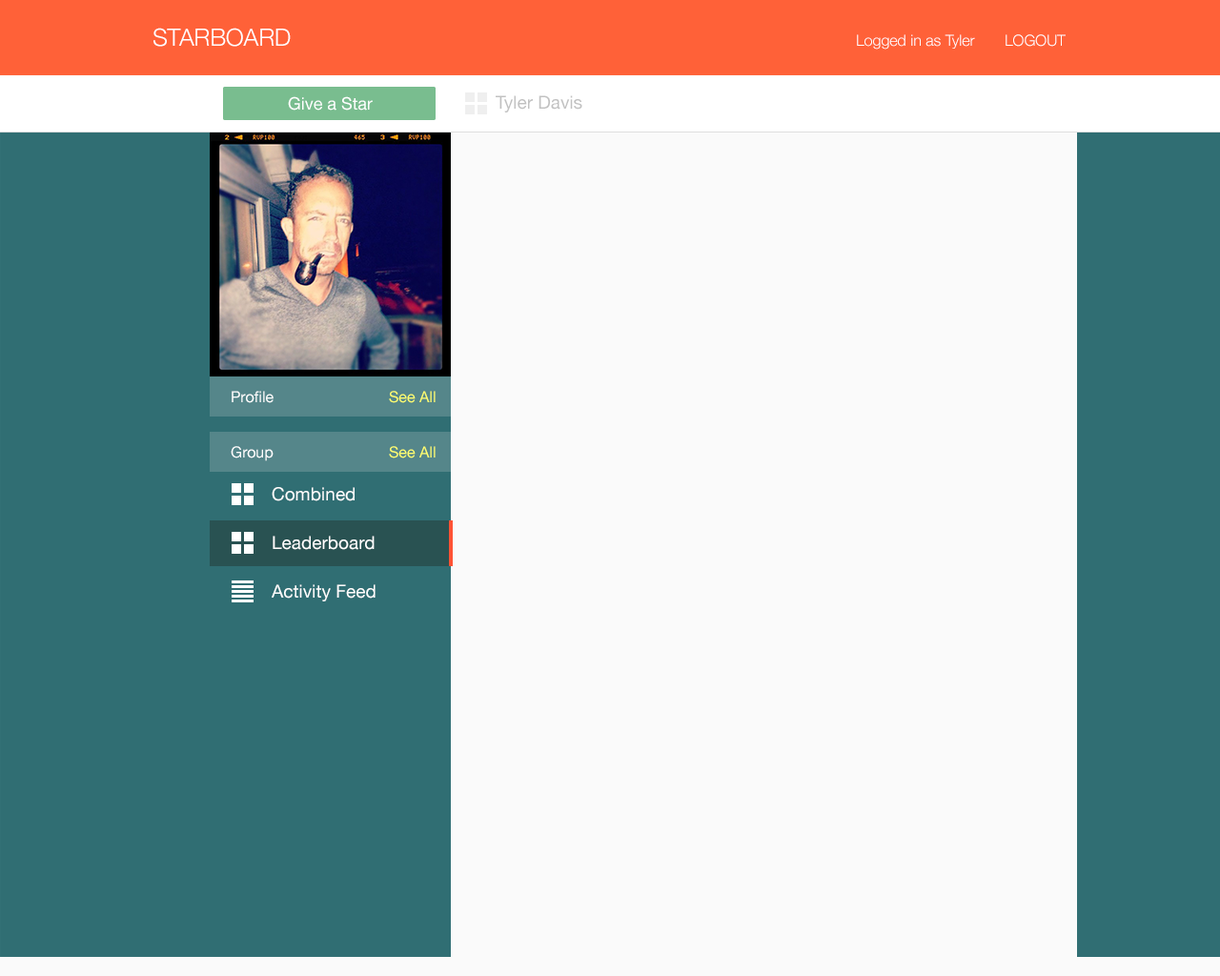
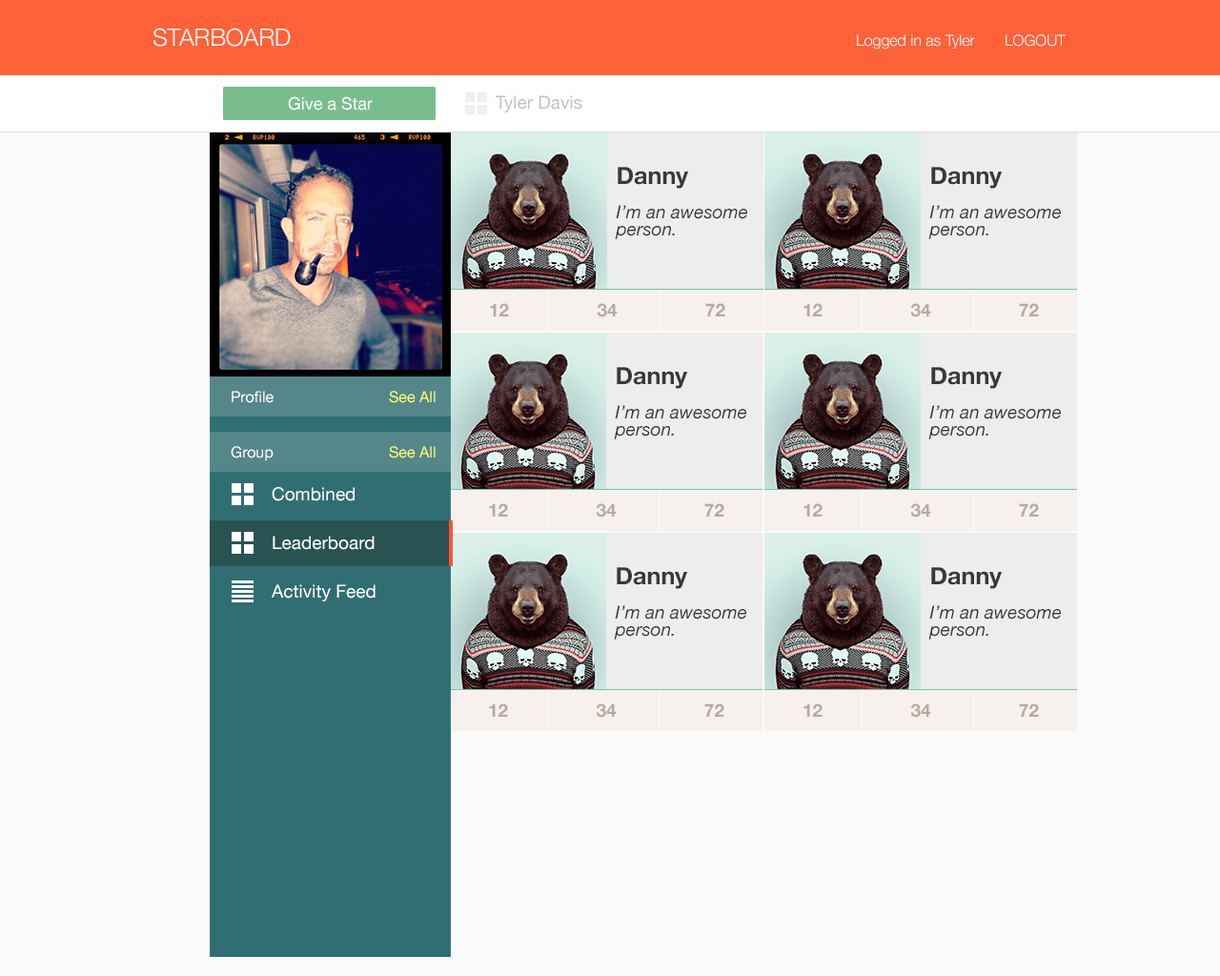
Two versions of the same layered image (1220x976). Layer-by-layer changes:
painted on "Sidebar" over (x1=0, y1=132, x2=451, y2=958)
hid "Layer 1" over (x1=1077, y1=132, x2=1220, y2=958)
showed group "Leaderboard" (5th of 5) (54 layers) over (x1=449, y1=132, x2=1078, y2=732)
